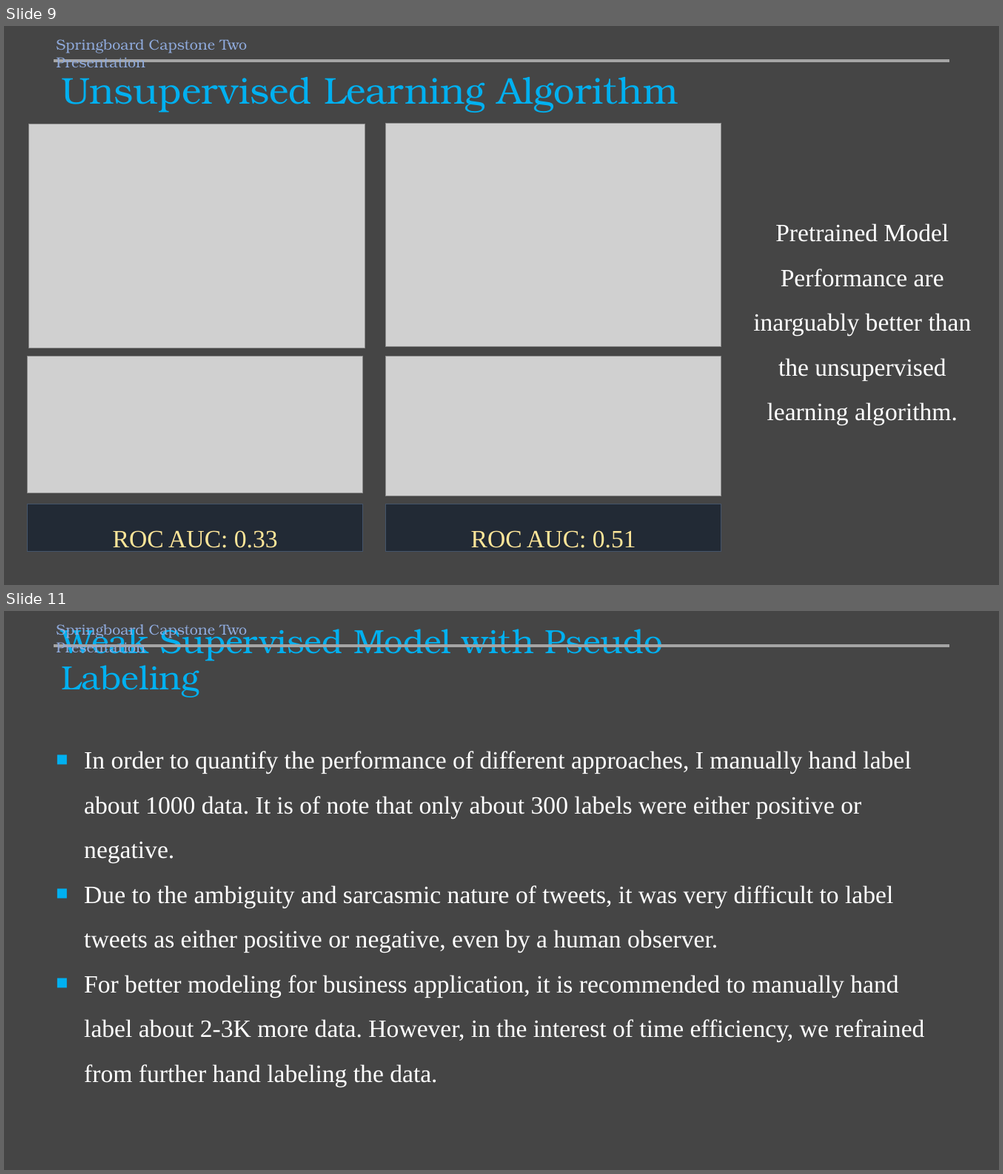
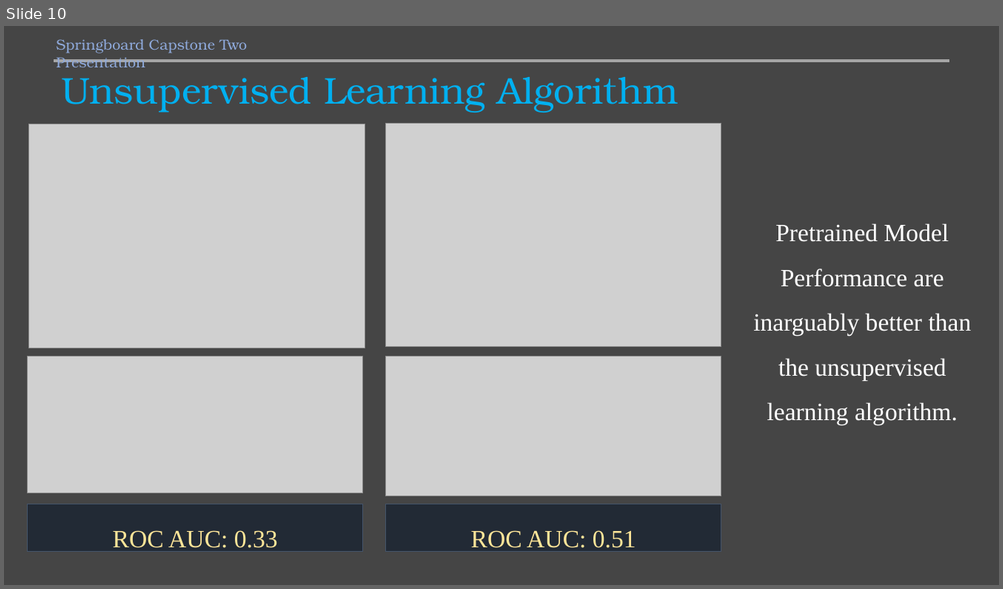
Before and after one commit to mamunm/sentiment_analysis, a slide deck: reports/sentiment_analysis.pptx. Shown one above the other, each under a label of ours: slides 9 and 11 before the commit, slide 10 after it; the slides between them are not shown. The pictures are 1003x1174 and 1003x589 pixels, drawn with LibreOffice and Linux fonts; fonts in the diff are those of the drawing; grey boxes stand for pictures. Boxes give left, top, right and bottom in pixels: in the first picture for what was removed or moved away, otherwise in the second. Text is boxed around its words. In the diff, an @@ line names an element or a change of style, - is before the commit and + after.

```diff
--- a/reports/sentiment_analysis.pptx
+++ b/reports/sentiment_analysis.pptx
@@ slide 11 removed at (4, 611, 999, 1170), background #454545 @@
@@ text removed at (56, 624, 247, 656) @@
-Springboard Capstone Two Presentation
@@ title removed at (61, 624, 663, 698) @@
-Weak Supervised Model with Pseudo Labeling
@@ line removed from (54, 646) to (949, 646) @@
@@ text removed at (84, 751, 924, 1087) @@
-■ In order to quantify the performance of different approaches, I manually hand label about 1000 data. It is of note that only about 300 labels were either positive or negative.
-■ Due to the ambiguity and sarcasmic nature of tweets, it was very difficult to label tweets as either positive or negative, even by a human observer.
-■ For better modeling for business application, it is recommended to manually hand label about 2-3K more data. However, in the interest of time efficiency, we refrained from further hand labeling the data.
@@ what was slide 9 is now slide 10 @@
```
Also in this commit, not shown: 1 slide changed, 10 slides added, 2 other slides removed, 16 other files.
